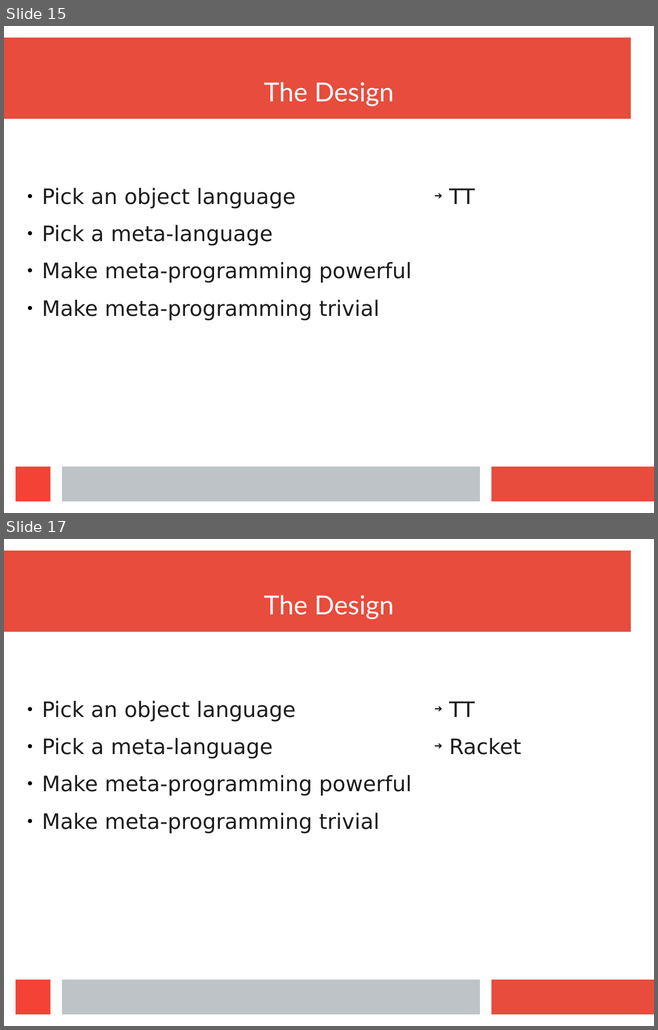
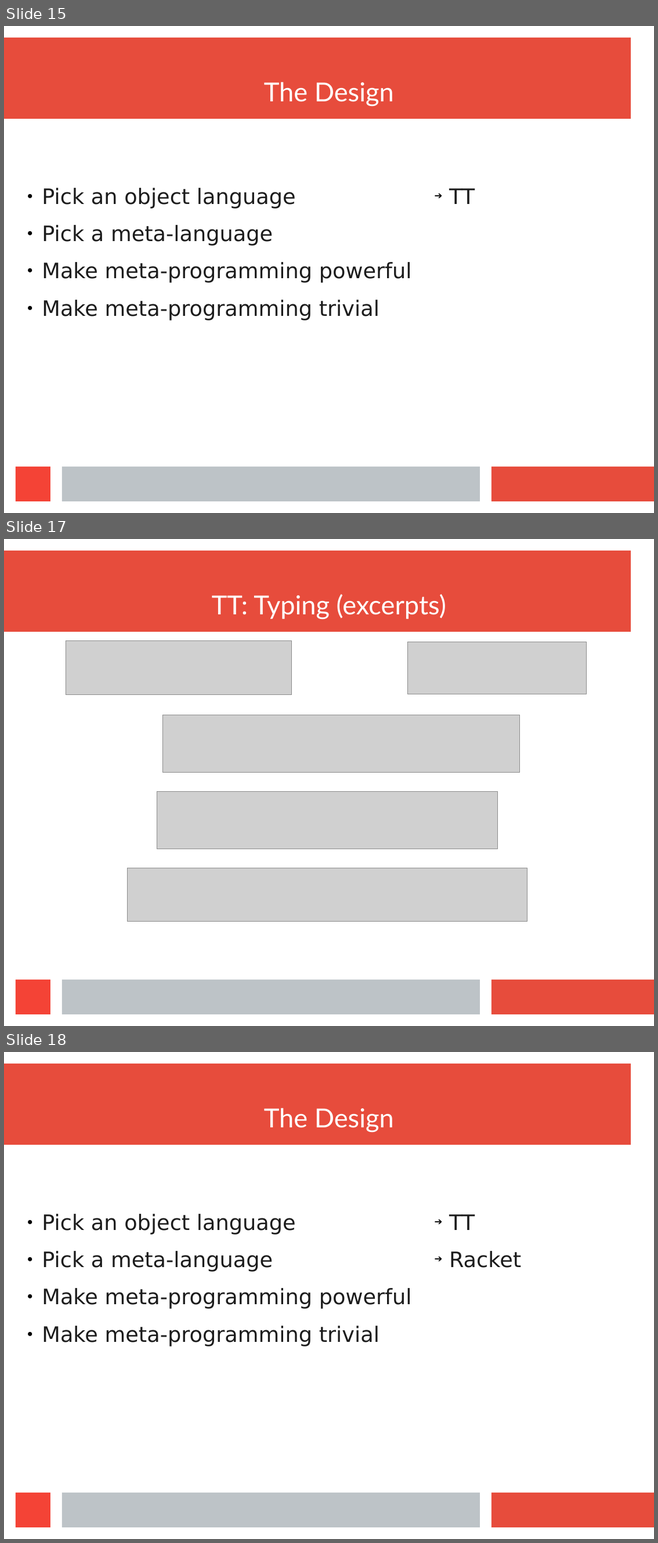
Before and after one commit to wilbowma/cur, a slide deck: hope-2016/slides.odp. Shown one above the other, each under a label of ours: slides 15 and 17 before the commit, slides 15, 17 and 18 after it; the slides between them are not shown. The pictures are 658x1030 and 658x1543 pixels, drawn with LibreOffice and Linux fonts; fonts in the diff are those of the drawing; grey boxes stand for pictures. Boxes give left, top, right and bottom in pixels: in the first picture for what was removed or moved away, otherwise in the second. Text is boxed around its words. In the diff, an @@ line names an element or a change of style, - is before the commit and + after.

```diff
--- a/hope-2016/slides.odp
+++ b/hope-2016/slides.odp
@@ slide 17 added at (4, 539, 654, 1026), background #FFFFFF; not listed: 4 template elements that a slide beside it also shows @@
@@ title added at (212, 594, 446, 620), 32 pt, text #FFFFFF @@
+TT: Typing (excerpts)
@@ picture added at (66, 641, 292, 695) @@
@@ picture added at (408, 642, 586, 694) @@
@@ picture added at (163, 715, 520, 773) @@
@@ picture added at (157, 792, 498, 849) @@
@@ picture added at (127, 868, 528, 922) @@
@@ what was slide 17 is now slide 18 @@
```
Also in this commit, not shown: 4 slides changed, 2 other slides added, 2 slides removed, 1 other file.
